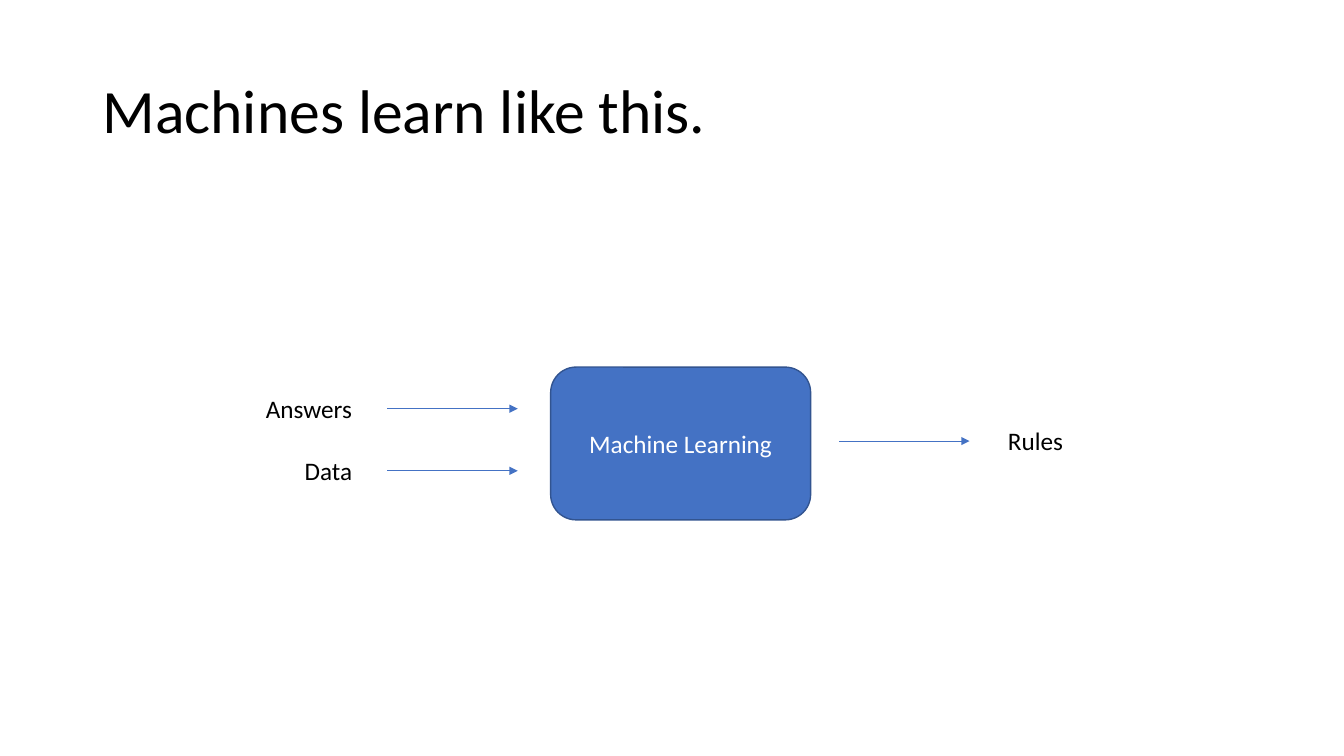
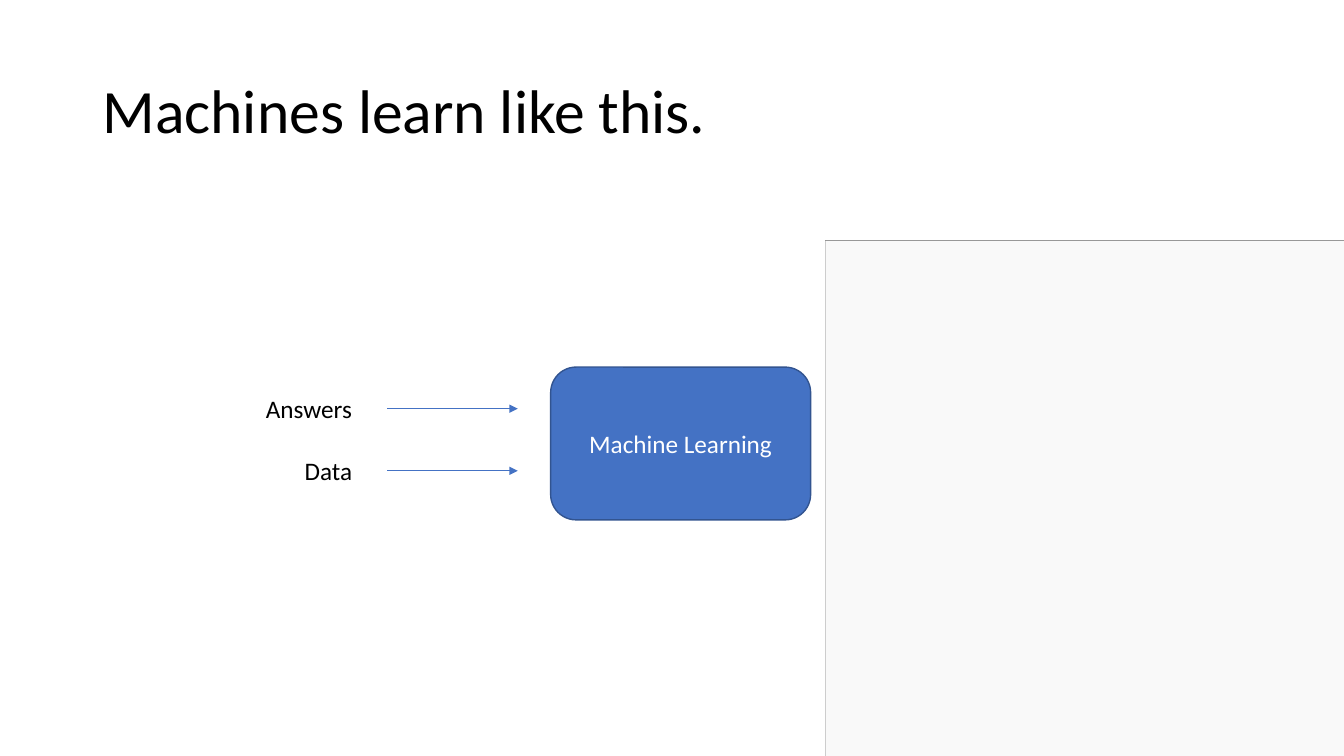
Before and after one commit to mikkelvalentinsorensen/MikValSor.GraphDBIntroTalk, a slide deck: slide 26 of Presentation.pptx (slide 22 before the commit). Drawn at 1344x756 pixels with LibreOffice and Linux fonts; fonts in the diff are those of the drawing; grey boxes stand for pictures. Boxes give left, top, right and bottom in pixels: in the first picture for what was removed or moved away, otherwise in the second. Text is boxed around its words. In the diff, an @@ line names an element or a change of style, - is before the commit and + after.

```diff
--- a/Presentation.pptx
+++ b/Presentation.pptx
@@ picture added at (826, 241, 1344, 756) @@
@@ rectangle added at (826, 241, 1344, 756), fill #FFFFFF at 89% opacity @@
@@ arrow removed from (839, 442) to (970, 442) @@
@@ text removed at (1008, 432, 1063, 451) @@
-Rules
```
Also in this commit, not shown: 22 other slides changed, 7 slides added, 2 slides removed.
